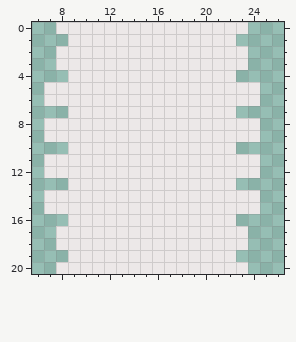
Pixel-art file, stored at objects/thread_thred.aseprite. The picture above is the old version.
32x21 pixels, 1 frame. Shown: x 6..26, y 0..20.
And afterwards:
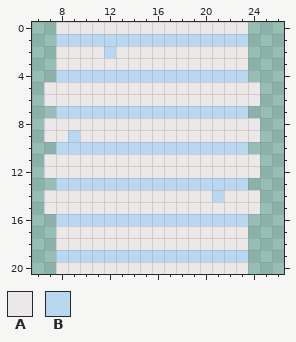
Palette (. is transparent): A #ece8e8  B #bad7f2
The exact change:
layer "Layer 2" added
--- layer "Layer 2"
@@ x 6..26 @@
  0 ..AAAAAAAAAAAAAAAA...
- 1 ...AAAAAAAAAAAAAA....
- 2 ..AAAAAAAAAAAAAAAA...
+ 1 ..BBBBBBBBBBBBBBBB...
+ 2 ..AAAABAAAAAAAAAAA...
  3 ..AAAAAAAAAAAAAAAA...
- 4 ...AAAAAAAAAAAAAA....
+ 4 ..BBBBBBBBBBBBBBBB...
  5 .AAAAAAAAAAAAAAAAAA..
  6 .AAAAAAAAAAAAAAAAAA..
- 7 ...AAAAAAAAAAAAAA....
+ 7 ..BBBBBBBBBBBBBBBB...
  8 .AAAAAAAAAAAAAAAAAA..
- 9 .AAAAAAAAAAAAAAAAAA..
-10 ...AAAAAAAAAAAAAA....
+ 9 .AABAAAAAAAAAAAAAAA..
+10 ..BBBBBBBBBBBBBBBB...
 11 .AAAAAAAAAAAAAAAAAA..
 12 .AAAAAAAAAAAAAAAAAA..
-13 ...AAAAAAAAAAAAAA....
-14 .AAAAAAAAAAAAAAAAAA..
+13 ..BBBBBBBBBBBBBBBB...
+14 .AAAAAAAAAAAAAABAAA..
 15 .AAAAAAAAAAAAAAAAAA..
-16 ...AAAAAAAAAAAAAA....
+16 ..BBBBBBBBBBBBBBBB...
 17 ..AAAAAAAAAAAAAAAA...
 18 ..AAAAAAAAAAAAAAAA...
-19 ...AAAAAAAAAAAAAA....
+19 ..BBBBBBBBBBBBBBBB...
 20 ..AAAAAAAAAAAAAAAA...
